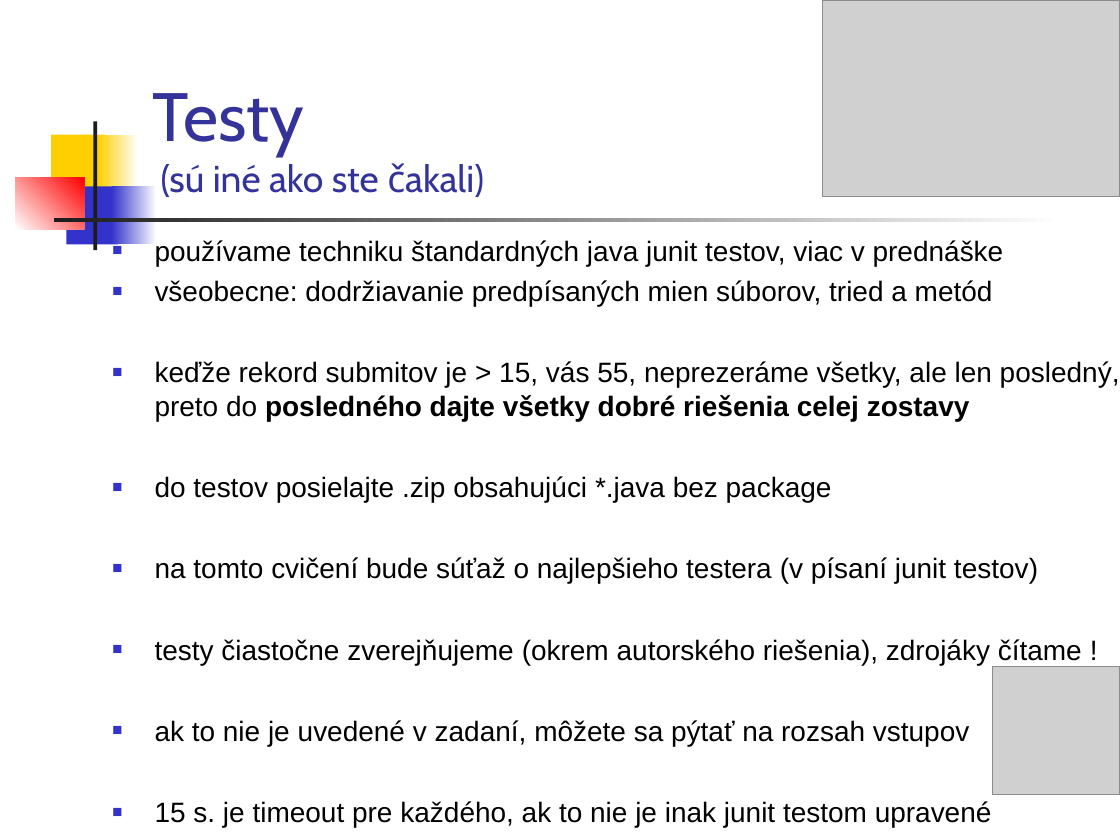
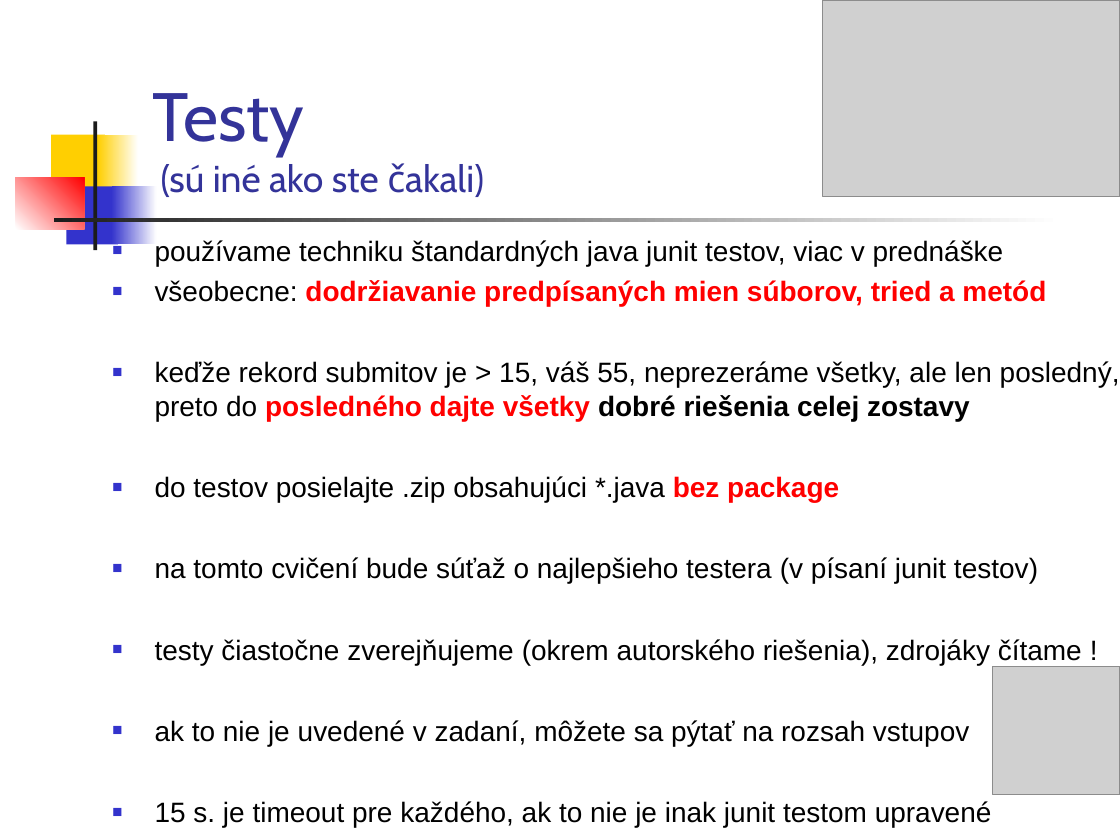
Before and after one commit to Programovanie4/Prednasky, a slide deck: slide 5 of 02/02_java.ppt (slide 4 before the commit). Drawn at 1120x840 pixels with LibreOffice and Linux fonts; fonts in the diff are those of the drawing; grey boxes stand for pictures. Boxes give left, top, right and bottom in pixels: in the first picture for what was removed or moved away, otherwise in the second. Text is boxed around its words. In the diff, an @@ line names an element or a change of style, - is before the commit and + after.

```diff
--- a/02/02_java.ppt
+++ b/02/02_java.ppt
@@ text at (155, 280, 1046, 502): text colour #000000 to #FF0000, bold on in "dodržiavanie predpísaných mien súborov, tried a metód", "bez package" @@
@@ text at (155, 361, 1120, 421): text changed @@
-■ keďže rekord submitov je > 15, vás 55, neprezeráme všetky, ale len posledný, preto do posledného dajte všetky dobré riešenia celej zostavy
+■ keďže rekord submitov je > 15, váš 55, neprezeráme všetky, ale len posledný, preto do posledného dajte všetky dobré riešenia celej zostavy
```
Also in this commit, not shown: 19 other slides changed, 6 slides added, 1 slide removed, 1 other file.
